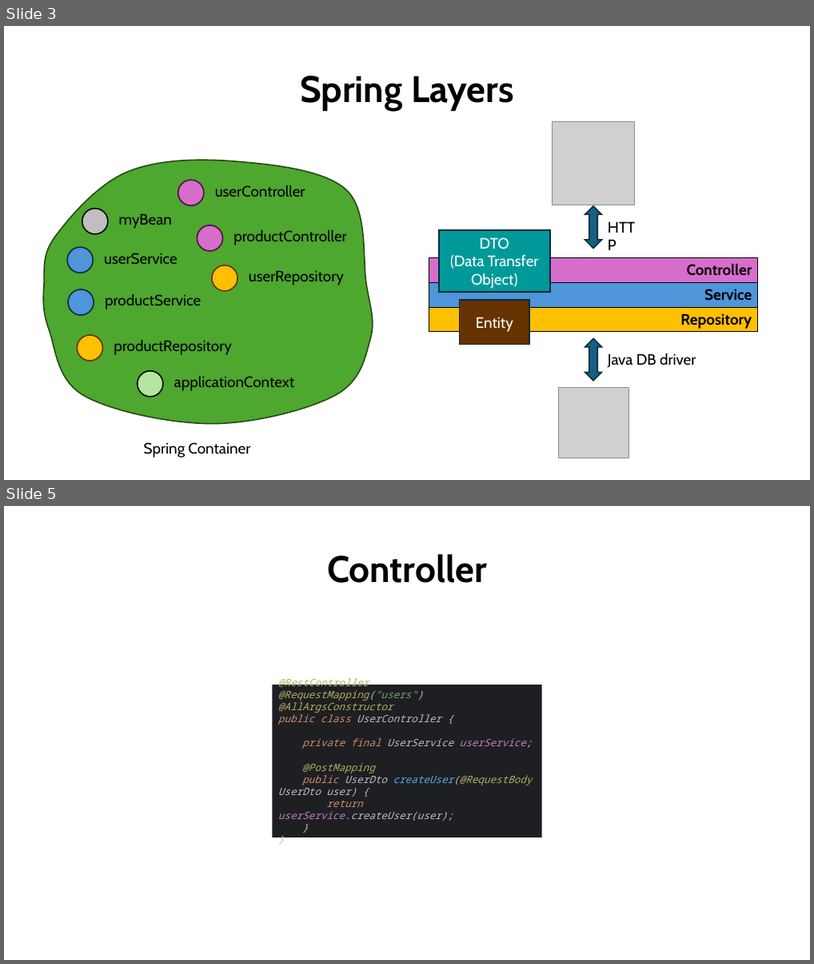
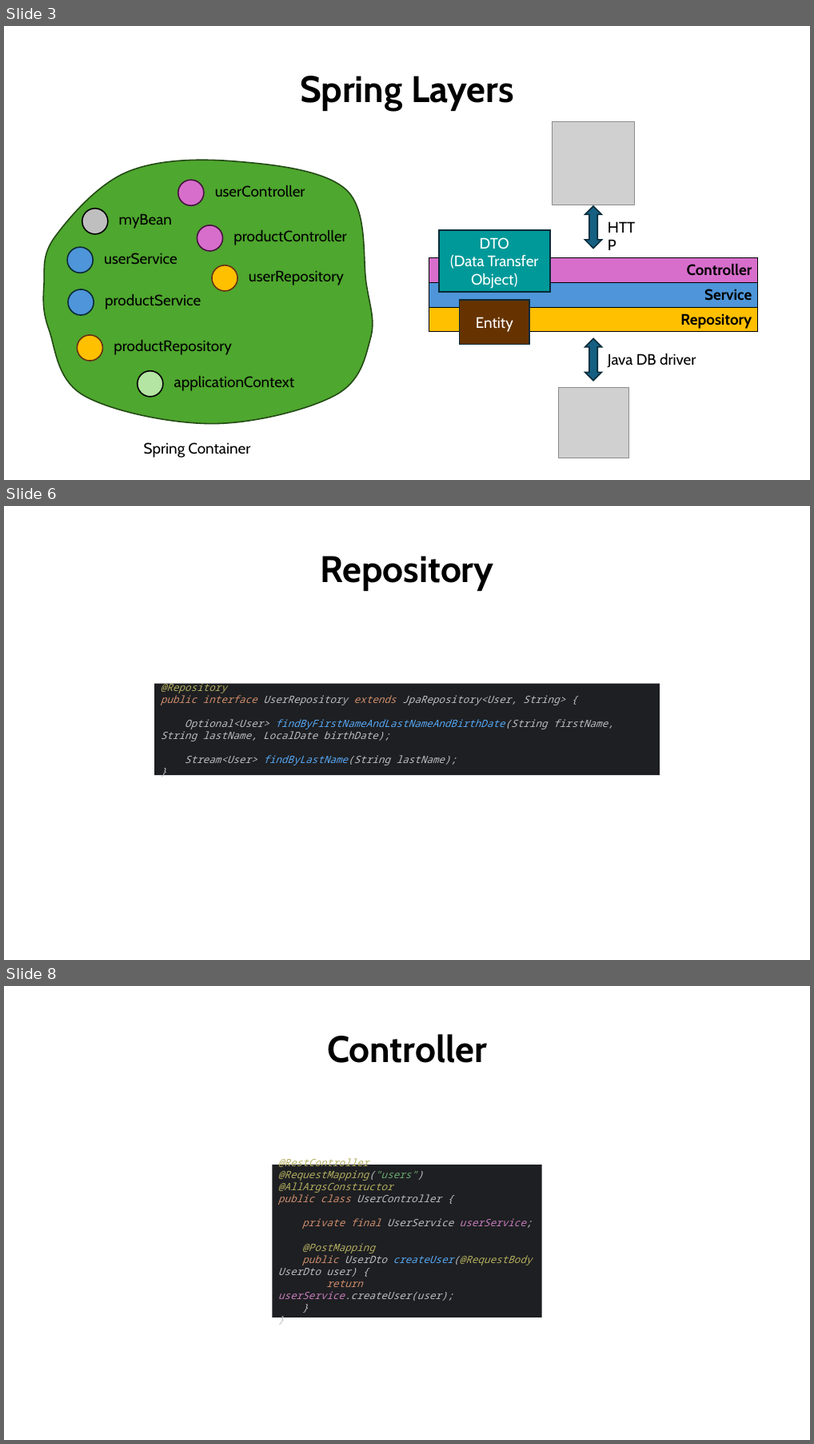
Before and after one commit to aminebag/distributed_systems, a slide deck: spring.pptx. Shown one above the other, each under a label of ours: slides 3 and 5 before the commit, slides 3, 6 and 8 after it; the slides between them are not shown. The pictures are 814x964 and 814x1444 pixels, drawn with LibreOffice and Linux fonts; fonts in the diff are those of the drawing; grey boxes stand for pictures. Boxes give left, top, right and bottom in pixels: in the first picture for what was removed or moved away, otherwise in the second. Text is boxed around its words. In the diff, an @@ line names an element or a change of style, - is before the commit and + after.

```diff
--- a/spring.pptx
+++ b/spring.pptx
@@ slide 6 added at bbox=[4, 506, 810, 960], background #FFFFFF @@
@@ text added at bbox=[320, 556, 494, 591], 44 pt, text #000000, bold @@
+Repository
@@ rectangle added at bbox=[154, 684, 660, 775], fill #1E1F22, 12 pt, text #BCBEC4, italic @@
+@Repository
+public interface UserRepository extends JpaRepository<User, String> {
+Optional<User> findByFirstNameAndLastNameAndBirthDate(String firstName, String lastName, LocalDate birthDate);
+Stream<User> findByLastName(String lastName);
+}
@@ what was slide 5 is now slide 8 @@
```
Also in this commit, not shown: 1 slide changed, 3 other slides added, 1 slide removed.
